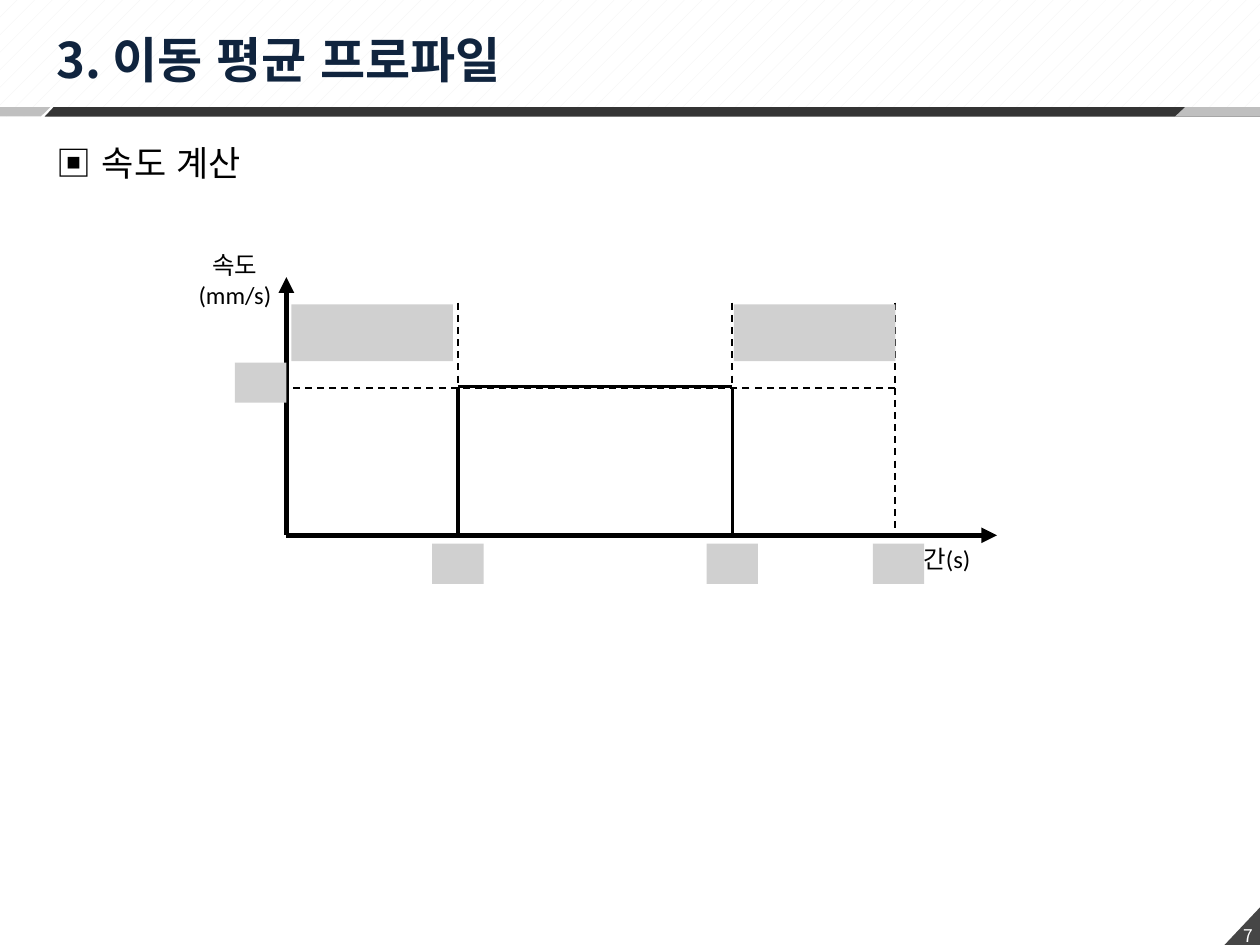
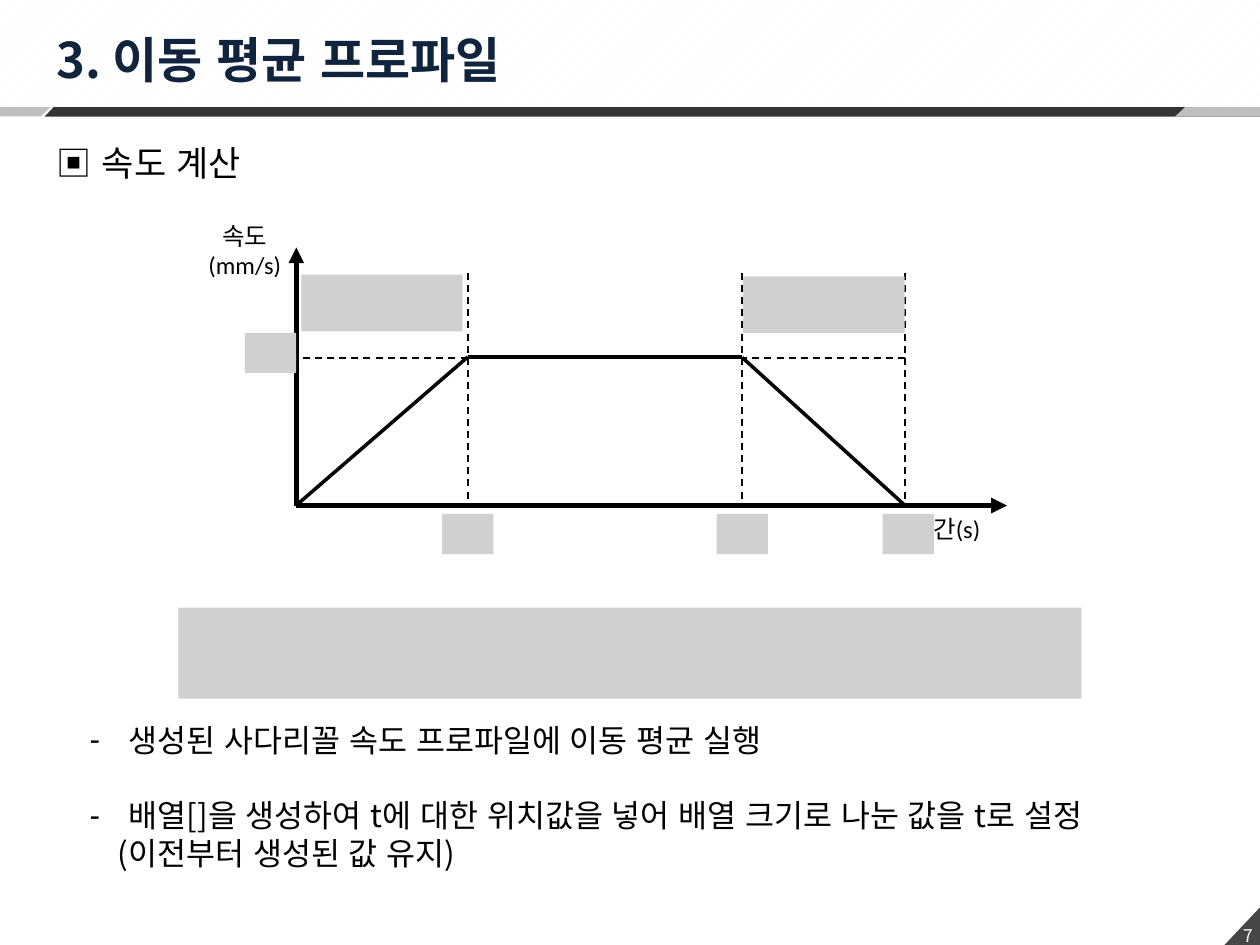
Before and after one commit to changhee-Jung/Hexapod, a slide deck: slide 7 of 02 Scheduler/200414_MotionProfile 정리.pptx. Drawn at 1260x945 pixels with LibreOffice and Linux fonts; fonts in the diff are those of the drawing; grey boxes stand for pictures. Boxes give left, top, right and bottom in pixels: in the first picture for what was removed or moved away, otherwise in the second. Text is boxed around its words. In the diff, an @@ line names an element or a change of style, - is before the commit and + after.

```diff
--- a/02 Scheduler/200414_MotionProfile 정리.pptx
+++ b/02 Scheduler/200414_MotionProfile 정리.pptx
@@ 6 pictures, 5 lines, 2 texts, 2 arrows moved together from (x1=199, y1=254, x2=997, y2=583) to (x1=208, y1=225, x2=1007, y2=554) @@
@@ line moved from (457, 387) - (457, 536) to (467, 357) - (296, 505) @@
@@ line moved from (732, 536) - (732, 387) to (905, 505) - (742, 358) @@
@@ picture added at (x1=179, y1=607, x2=1082, y2=698) @@
@@ text added at (x1=118, y1=726, x2=1082, y2=871), 18 pt, text #000000 @@
+– 생성된 사다리꼴 속도 프로파일에 이동 평균 실행
+– 배열[]을 생성하여 t에 대한 위치값을 넣어 배열 크기로 나눈 값을 t로 설정
+(이전부터 생성된 값 유지)
```
Also in this commit, not shown: 1 other slide changed, 1 slide added, 1 other file.
